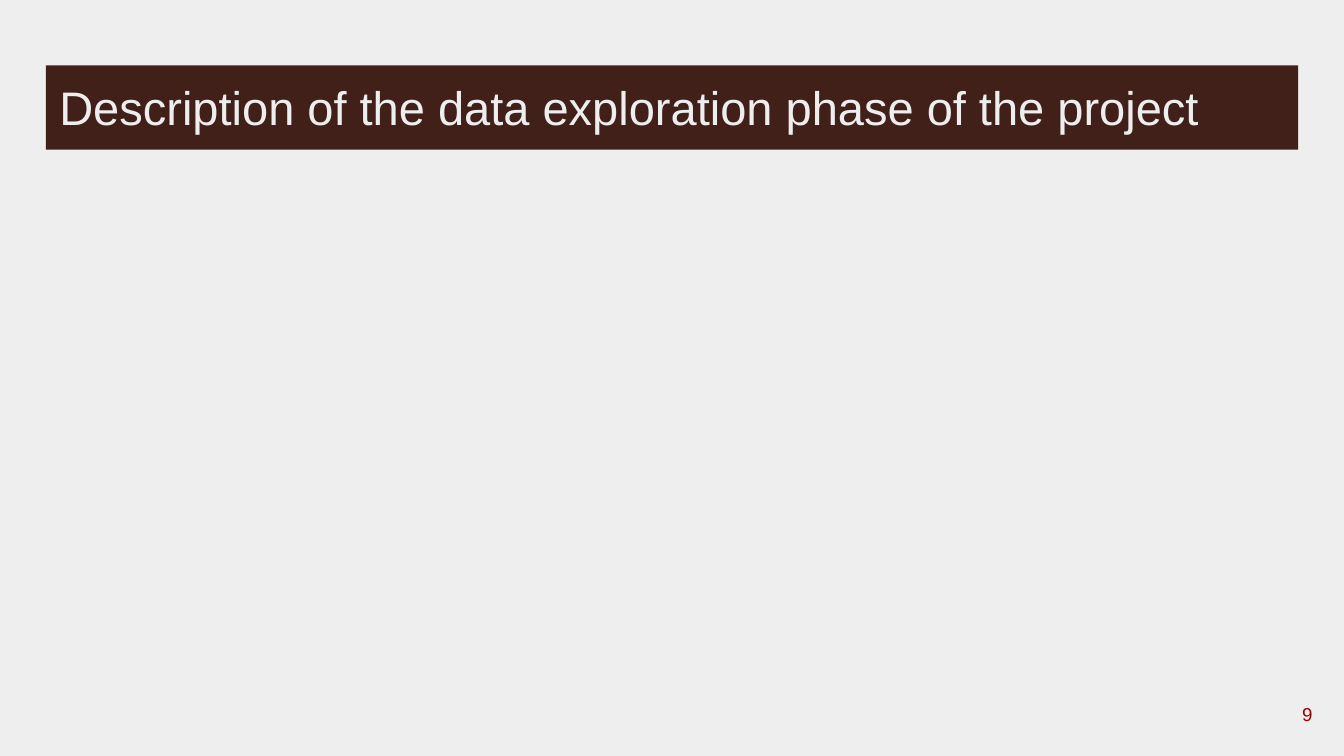
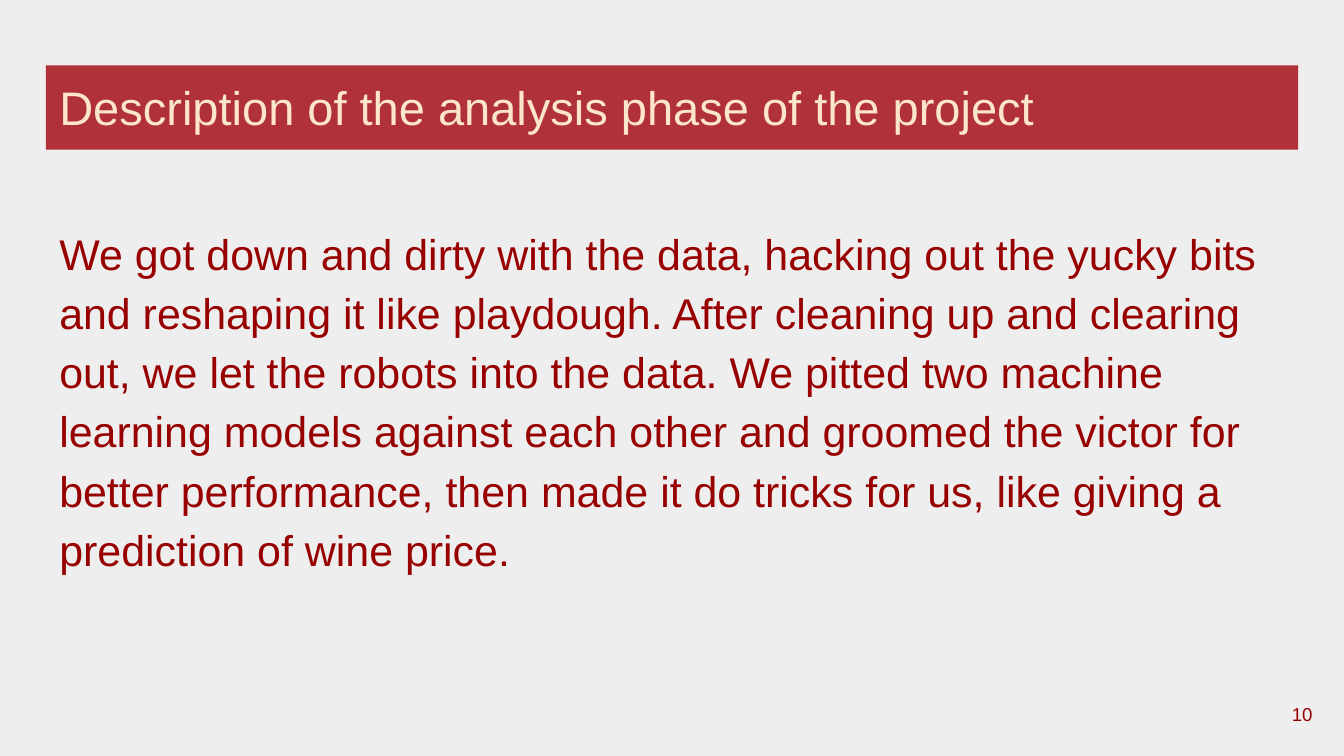
Before and after one commit to rkaysen63/Wine_Enthusiasts, a slide deck: slide 10 of Delia/WineEnthusiasts_d2.pptx (slide 9 before the commit). Drawn at 1344x756 pixels with LibreOffice and Linux fonts; fonts in the diff are those of the drawing. Boxes give left, top, right and bottom in pixels: in the first picture for what was removed or moved away, otherwise in the second. Text is boxed around its words. In the diff, an @@ line names an element or a change of style, - is before the commit and + after.

```diff
--- a/Delia/WineEnthusiasts_d2.pptx
+++ b/Delia/WineEnthusiasts_d2.pptx
@@ title "Description of the analysis phase ..." at bbox=[46, 66, 1298, 151]: fill #42201A to #B03138 @@
@@ title at bbox=[59, 91, 1034, 134]: text changed; text colour #EEEEEE to #FCE5CD @@
-Description of the data exploration phase of the project
+Description of the analysis phase of the project
@@ text added at bbox=[59, 239, 1256, 574], 23 pt, text #980000 @@
+We got down and dirty with the data, hacking out the yucky bits and reshaping it like playdough. After cleaning up and clearing out, we let the robots into the data. We pitted two machine learning models against each other and groomed the victor for better performance, then made it do tricks for us, like giving a prediction of wine price.
@@ page number at bbox=[1292, 708, 1313, 721]: text changed @@
-9
+10
```
Also in this commit, not shown: 7 other slides changed, 4 slides added.
